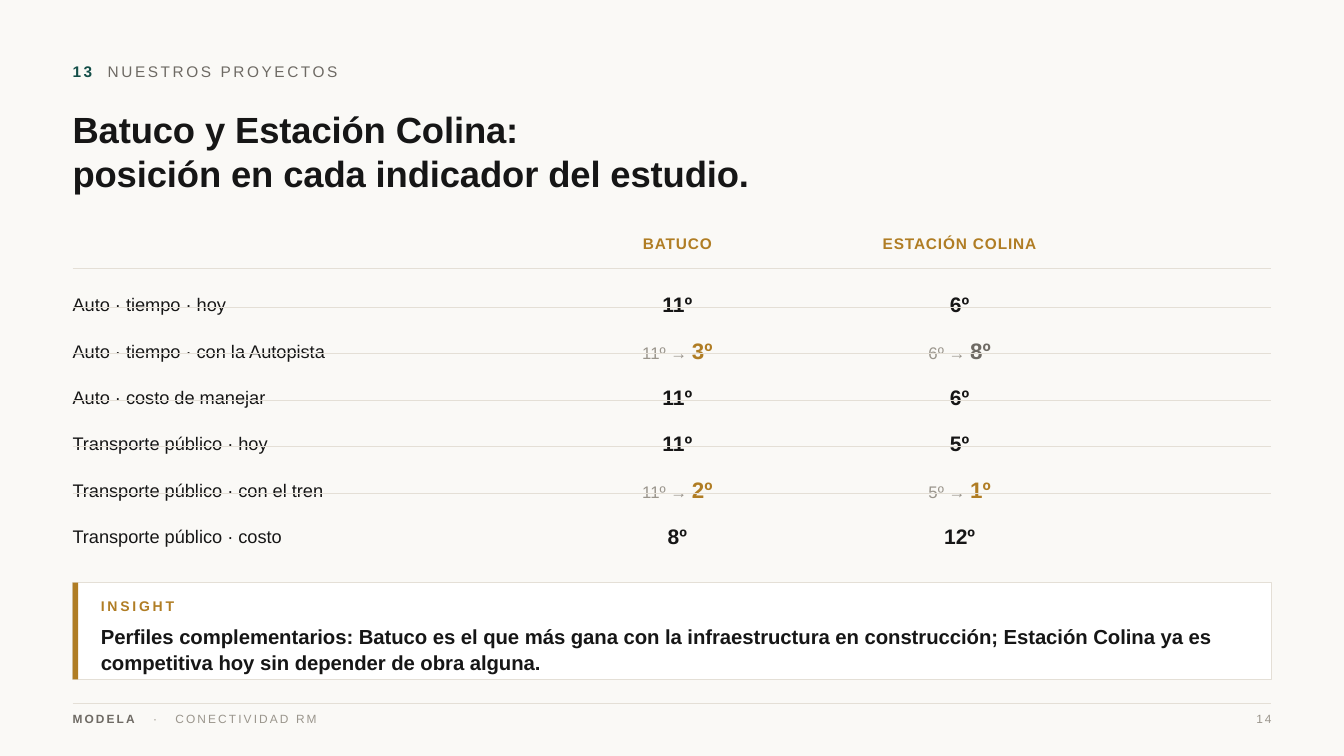
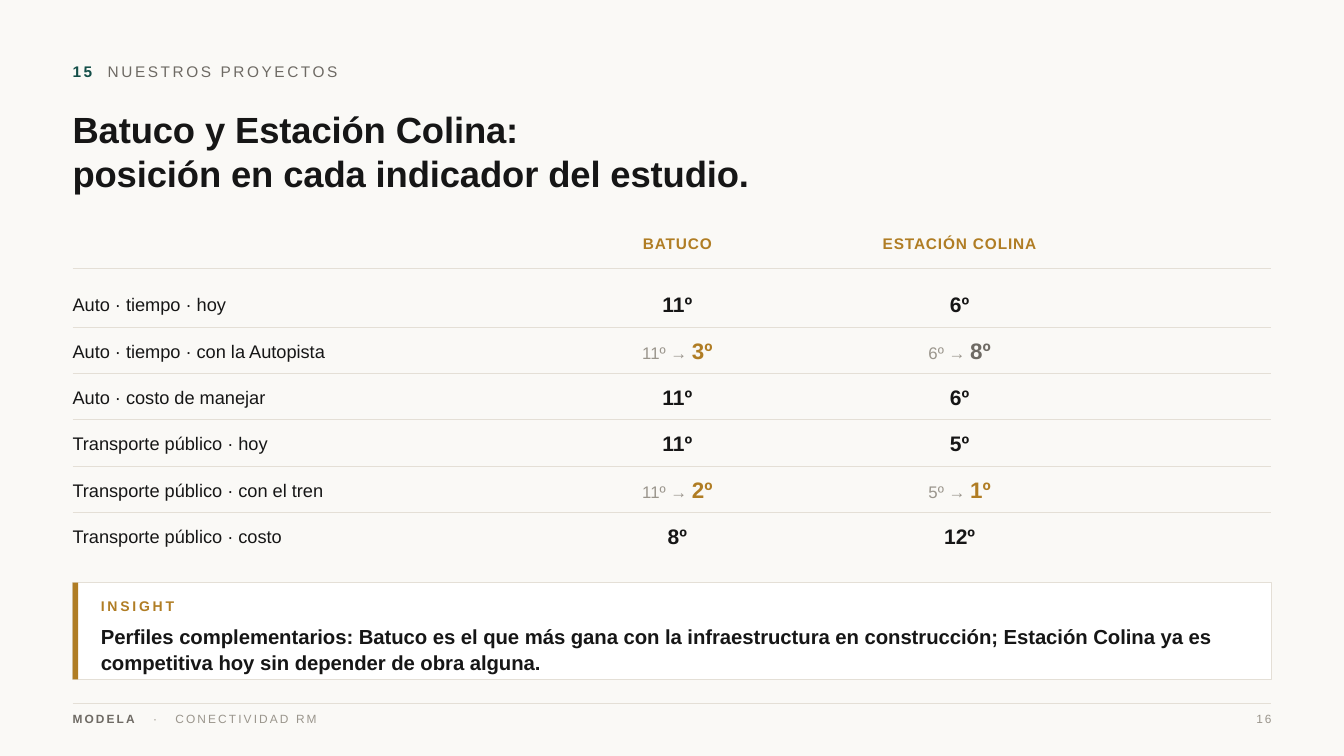
Before and after one commit to modela-simulador/modela-simulador, a slide deck: slide 16 of public/conectividad/Conectividad-Modela.pptx (slide 14 before the commit). Drawn at 1344x756 pixels with LibreOffice and Linux fonts; fonts in the diff are those of the drawing. Boxes give left, top, right and bottom in pixels: in the first picture for what was removed or moved away, otherwise in the second. Text is boxed around its words. In the diff, an @@ line names an element or a change of style, - is before the commit and + after.

```diff
--- a/public/conectividad/Conectividad-Modela.pptx
+++ b/public/conectividad/Conectividad-Modela.pptx
@@ text at box(73, 66, 338, 77): text changed @@
-13 NUESTROS PROYECTOS
+15 NUESTROS PROYECTOS
@@ 5 elbow lines: place and size @@
-5 elbow lines at box(73, 308, 1271, 493)
+5 elbow lines at box(73, 327, 1271, 512)
@@ text at box(1256, 715, 1271, 723): text changed @@
-14
+16
```
Also in this commit, not shown: 12 other slides changed, 3 slides added, 33 other files.
